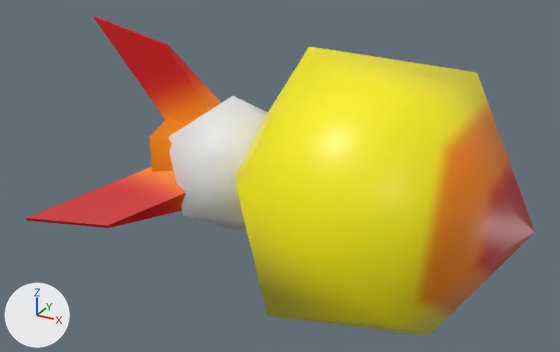
An edit to the Blender file Assets/Models/PlantParts/pollenAttack.blend, drawn before and after from the same camera.
One viewpoint serves both versions: a 50 mm camera at (2.62, -4.12, 2.06) aimed at (0.37, -0.03, 0.02). The lights are fixed; the arrows at lower left show +X, +Y and +Z.

Objects in the first picture: 'pollen missle', 'smoke particle'.
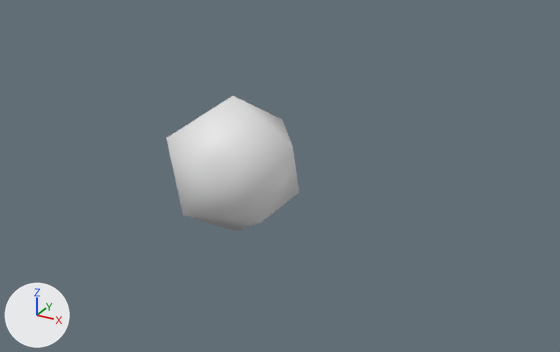
Changed parts and their boxes (x1, y1, x2, y2) in the pictures (560 x 352 px):
'pollen missle', hidden (yellow): before (26, 16, 535, 336)

Patch to the scene script:
```diff
--- a/Assets/Models/PlantParts/pollenAttack.blend.py
+++ b/Assets/Models/PlantParts/pollenAttack.blend.py
@@ ob_pollen_missle @@
 ob_pollen_missle.location = (0.0, 0.0, 0.0)
+ob_pollen_missle.hide_set(True)
```
